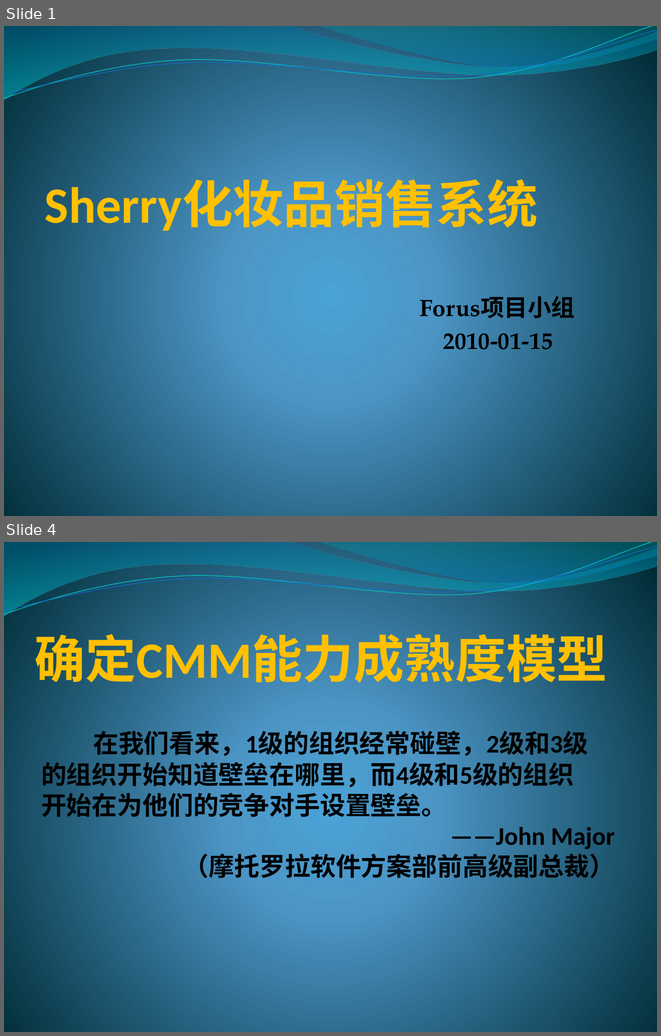
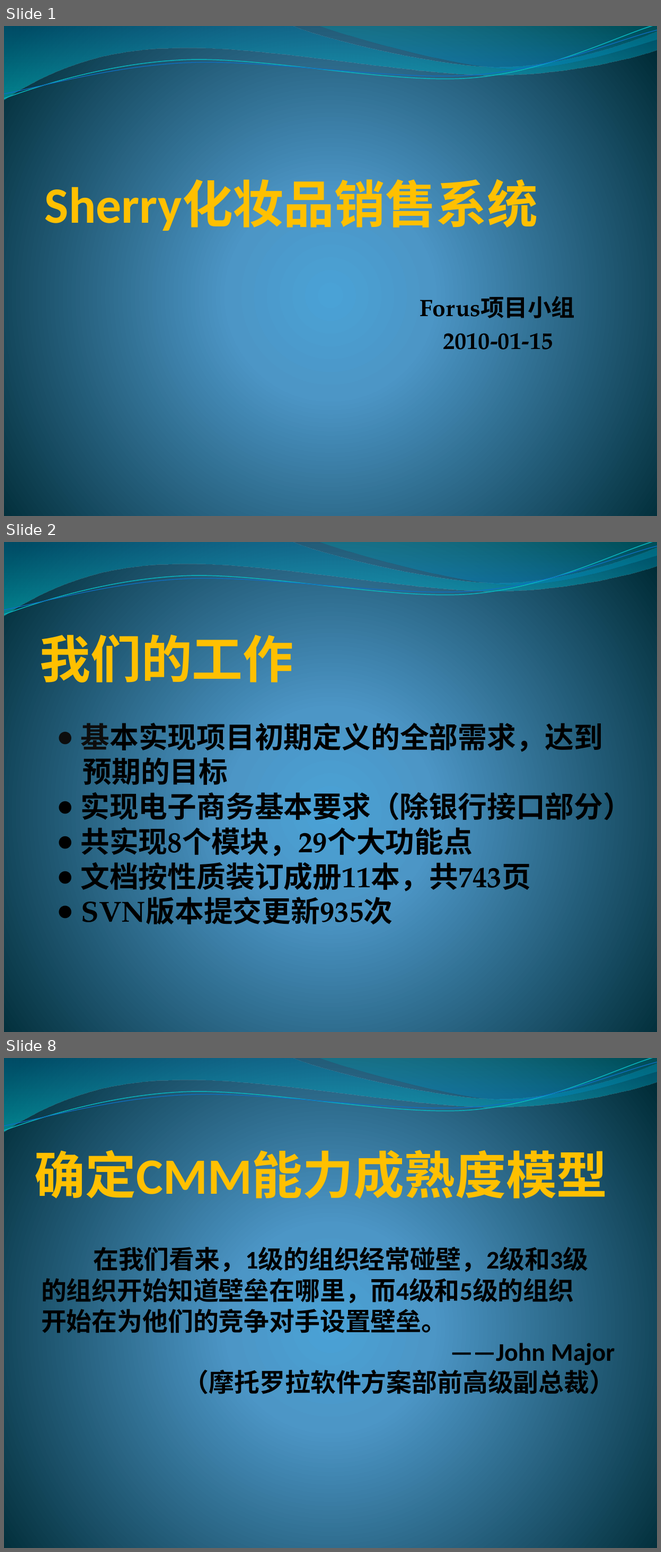
Before and after one commit to yaxing/sherry-forus, a slide deck: 项目相关文档/Sherry/项目监控/项目进展报告/项目答辩_2009-01-15_Forus.pptx. Shown one above the other, each under a label of ours: slides 1 and 4 before the commit, slides 1, 2 and 8 after it; the slides between them are not shown. The pictures are 661x1036 and 661x1552 pixels, drawn with LibreOffice and Linux fonts; fonts in the diff are those of the drawing. Boxes give left, top, right and bottom in pixels: in the first picture for what was removed or moved away, otherwise in the second. Text is boxed around its words. In the diff, an @@ line names an element or a change of style, - is before the commit and + after.

```diff
--- a/项目相关文档/Sherry/项目监控/项目进展报告/项目答辩_2009-01-15_Forus.pptx
+++ b/项目相关文档/Sherry/项目监控/项目进展报告/项目答辩_2009-01-15_Forus.pptx
@@ slide 2 added at bbox=[4, 542, 657, 1032], background gradient #4AA0D6 to #4C98C7 to #002C38; not listed: 4 template elements that a slide beside it also shows @@
@@ title added at bbox=[40, 626, 293, 690], 56 pt, text #FFC000, bold @@
+我们的工作
@@ text added at bbox=[80, 718, 632, 924], 32 pt, text #000000, bold @@
+● 基本实现项目初期定义的全部需求，达到
+预期的目标
+● 实现电子商务基本要求（除银行接口部分）
+● 共实现8个模块，29个大功能点
+● 文档按性质装订成册11本，共743页
+● SVN版本提交更新935次
@@ what was slide 4 is now slide 8 @@
```
Also in this commit, not shown: 1 slide changed, 3 other slides added.
